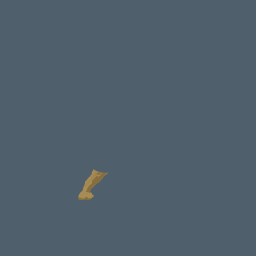
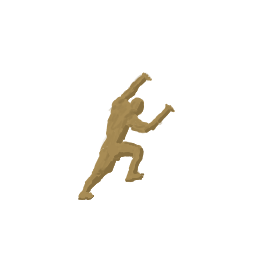
Before/after of a 256px x 256px layered artwork. What changed in the layer stack:
showed "leg_l_down" over (0, 128, 192, 192)
showed "leg_l_up" over (64, 64, 192, 192)
showed "leg_r_up" over (64, 128, 128, 256)
painted on "leg_r_down" over (64, 64, 128, 256)
showed "Body", painted on it over (64, 0, 256, 192)
showed "Head", painted on it over (64, 64, 192, 128)
showed "arm_r_up" over (128, 64, 192, 192)
showed "arm_r_down" over (128, 64, 192, 192)
showed "arm_l_up", painted on it over (64, 64, 256, 128)
showed "arm_l_down", painted on it over (0, 64, 192, 192)
hid "Background" over (0, 0, 256, 256)
